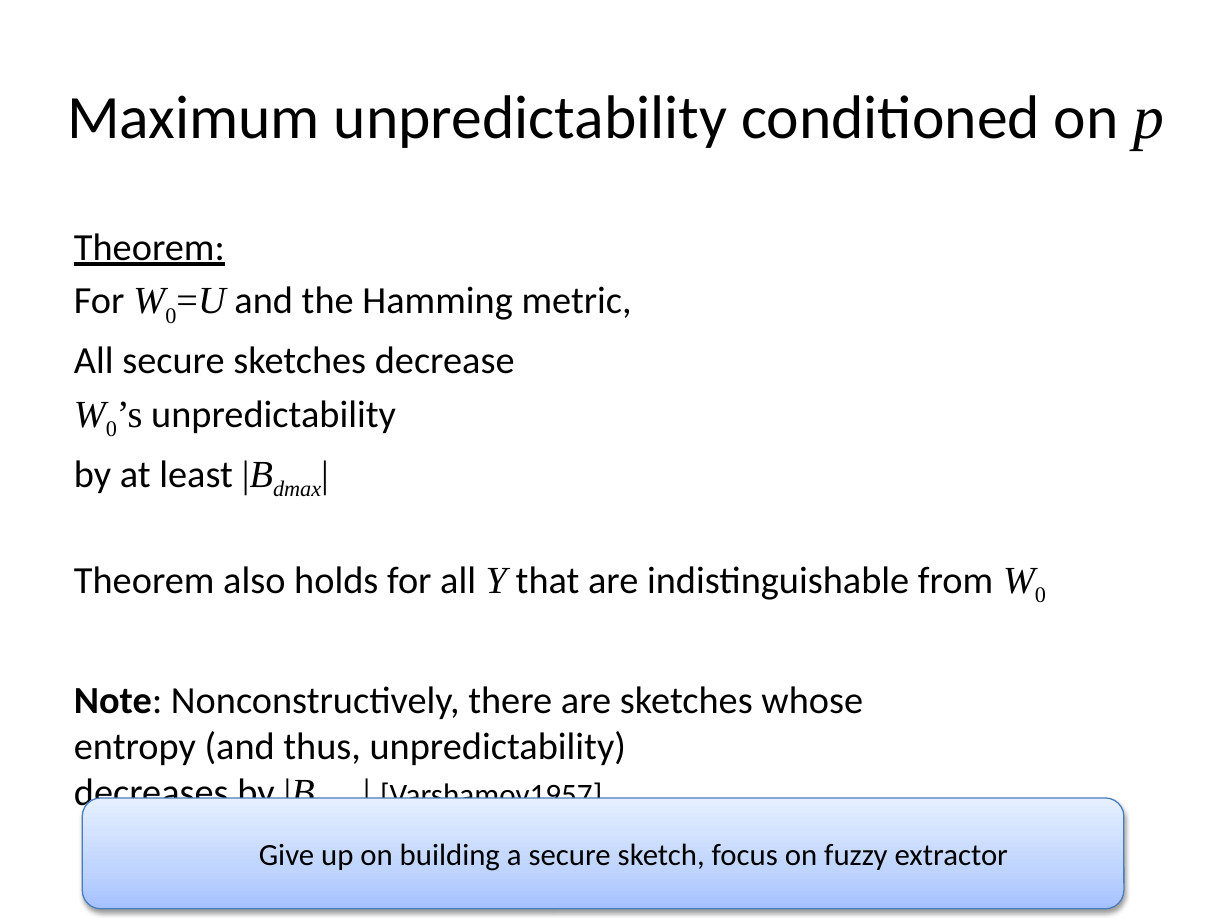
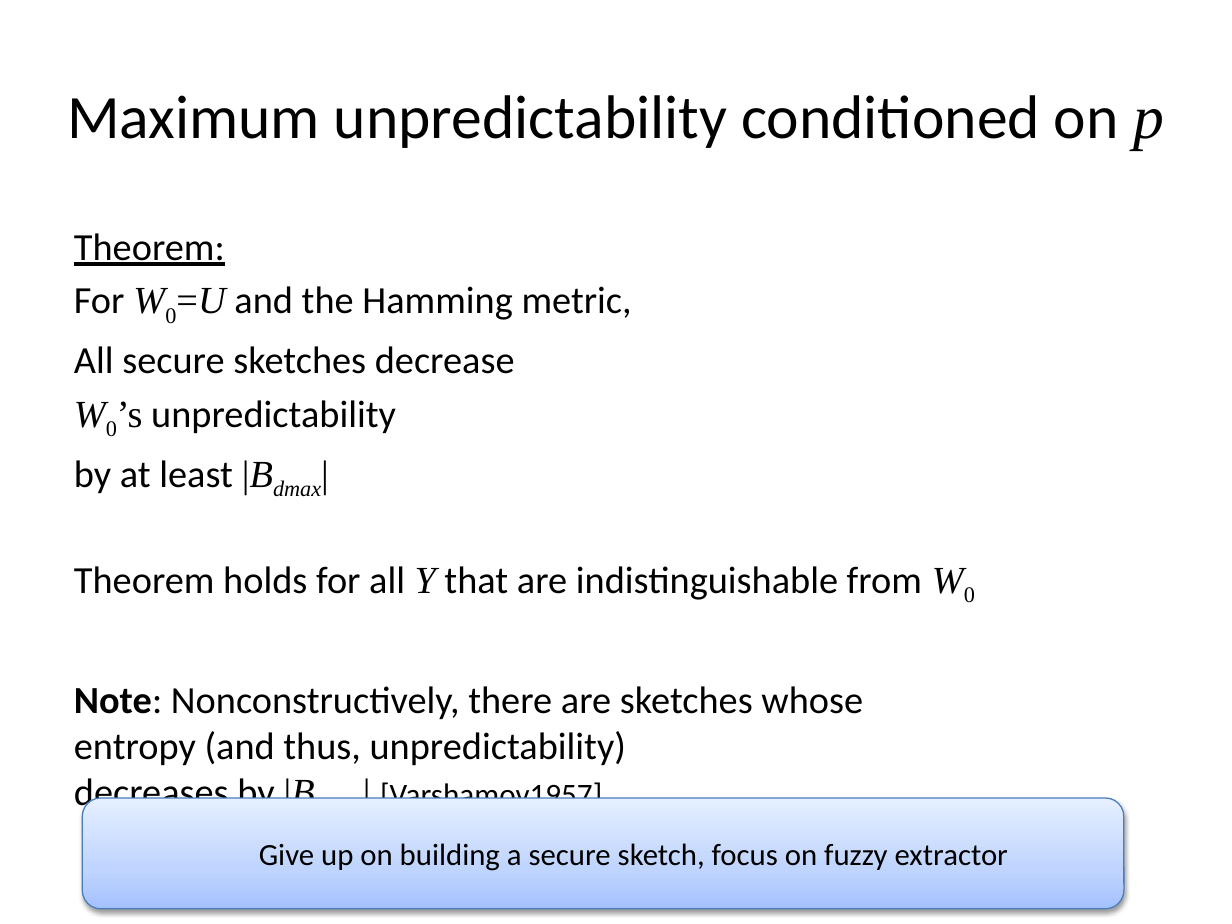
Before and after one commit to xianruimeng/comp-fuzzy-ext, a slide deck: slide 16 of ComputationalFuzzyExtractors.pptx. Drawn at 1232x924 pixels with LibreOffice and Linux fonts; fonts in the diff are those of the drawing. Boxes give left, top, right and bottom in pixels: in the first picture for what was removed or moved away, otherwise in the second. Text is boxed around its words. In the diff, an @@ line names an element or a change of style, - is before the commit and + after.

```diff
--- a/ComputationalFuzzyExtractors.pptx
+++ b/ComputationalFuzzyExtractors.pptx
@@ text at bbox=[74, 566, 922, 600]: text changed @@
-Theorem also holds for all Y that are indistinguishable from W0
+Theorem holds for all Y that are indistinguishable from W0
```
Also in this commit, not shown: 10 other slides changed, 1 slide added.
